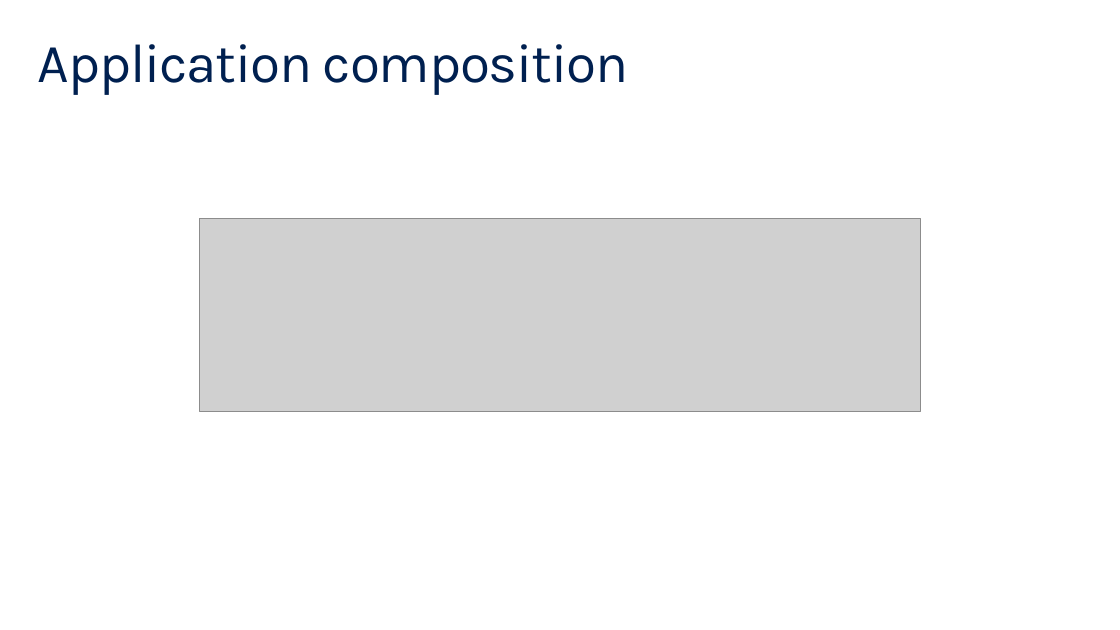
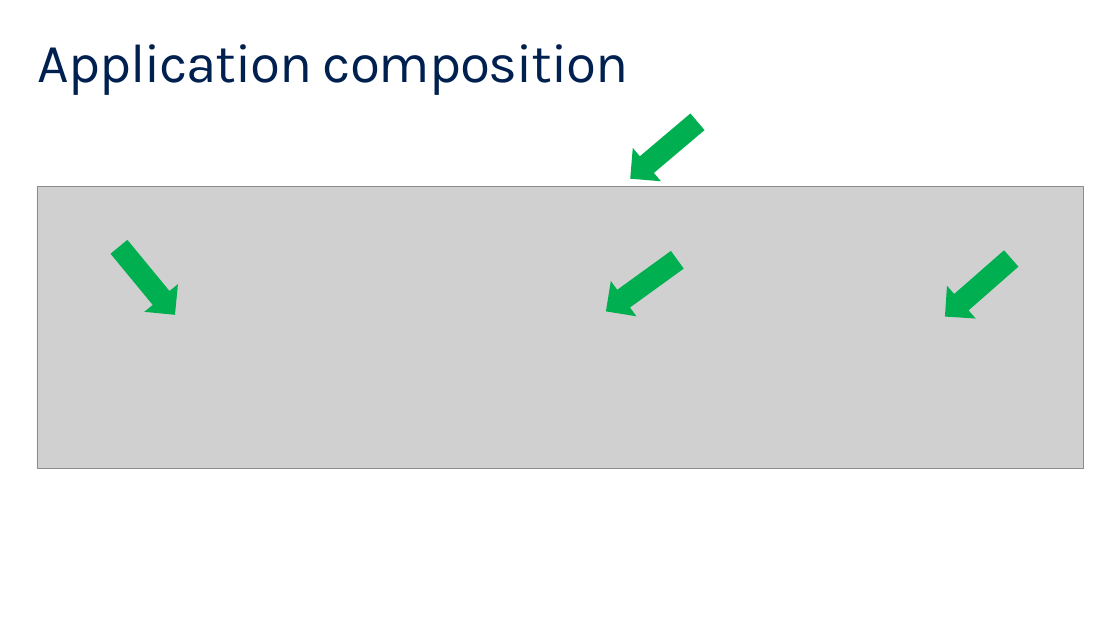
Before and after one commit to brentstineman/PersonalStuff, a slide deck: slide 13 of Presentations/Service Fabric/ServiceFabric Introduction.pptx (slide 12 before the commit). Drawn at 1120x630 pixels with LibreOffice and Linux fonts; fonts in the diff are those of the drawing; grey boxes stand for pictures. Boxes give left, top, right and bottom in pixels: in the first picture for what was removed or moved away, otherwise in the second. Text is boxed around its words. In the diff, an @@ line names an element or a change of style, - is before the commit and + after.

```diff
--- a/Presentations/Service Fabric/ServiceFabric Introduction.pptx
+++ b/Presentations/Service Fabric/ServiceFabric Introduction.pptx
@@ right arrow added at box(616, 105, 712, 195), fill #00B050 @@
@@ picture: place and size @@
-picture at box(200, 218, 921, 412)
+picture at box(37, 187, 1083, 469)
@@ right arrow added at box(102, 233, 192, 328), fill #00B050 @@
@@ right arrow added at box(593, 242, 690, 329), fill #00B050 @@
@@ right arrow added at box(930, 242, 1025, 333), fill #00B050 @@
```
Also in this commit, not shown: 10 other slides changed, 2 slides added, 5 slides removed.
